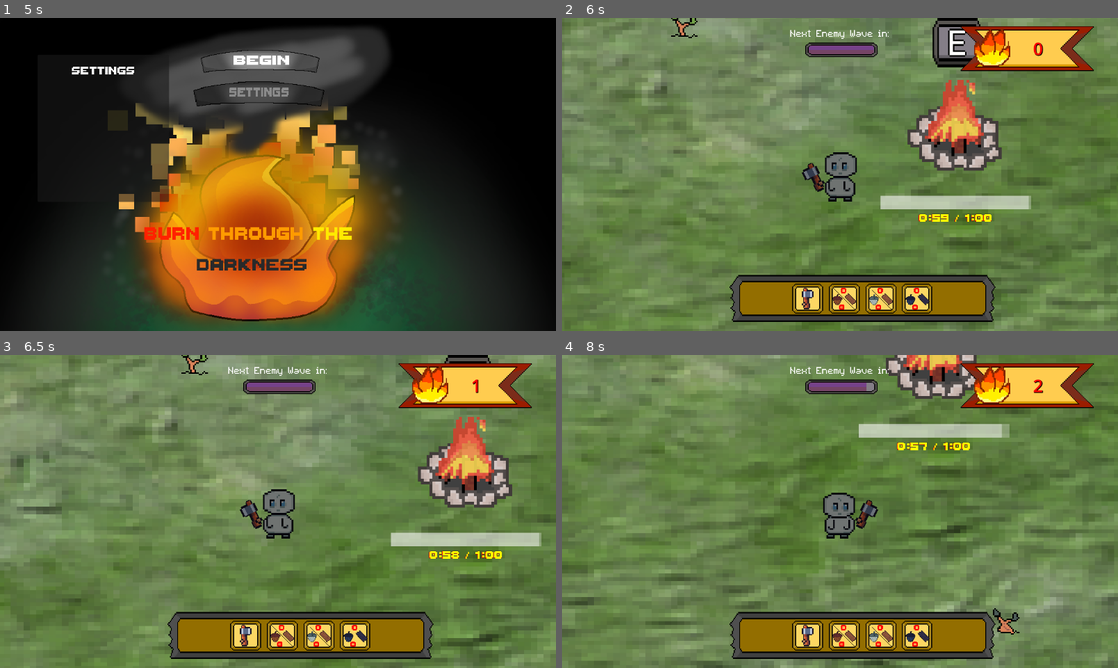
Above: before the commit, frames 1-4 (two rows, left to right).
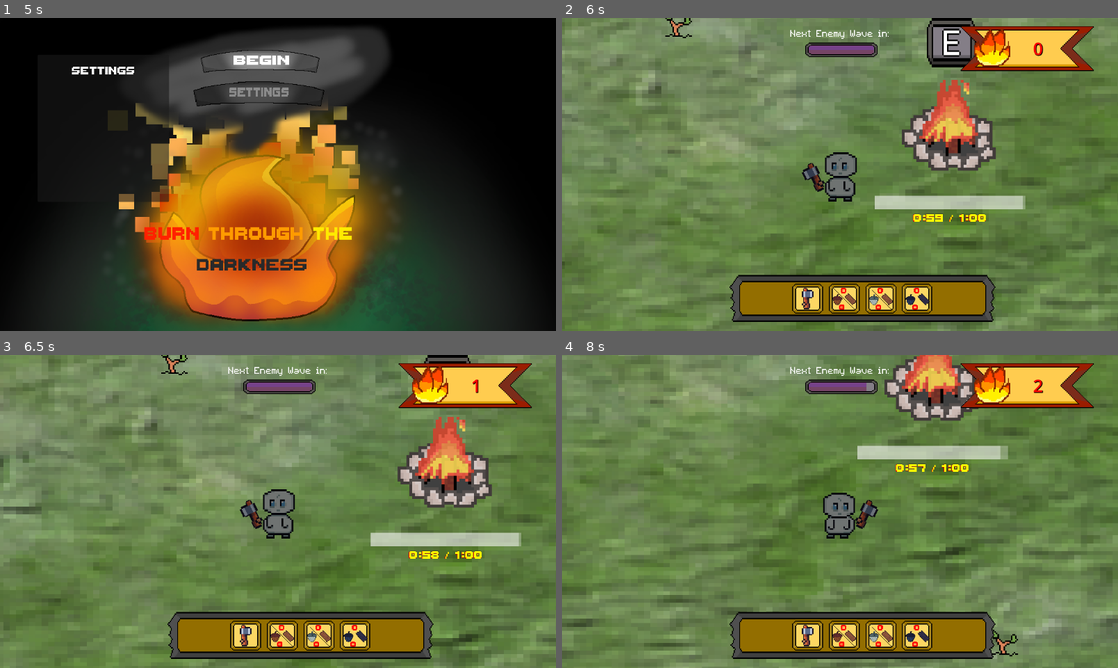
Above: after the commit, the same moments.

Repository: DaqCode/GameDevJS2025
Game: Godot game, scene res://scenes/UI/menu/menu.tscn
Two runs of this game, one before a commit and one after it. Both use one fixed random seed, a clock stepped at 60 frames per second and the inputs below.
Inputs (mouse positions are in pixels of both pictures, inside the frame that each line leads up to):
- Up to frame 1 (5 s): tap Enter at 0.5 s; move the mouse to (400, 158) at 0.52 s; hold D (right) 0.53-1.28 s; hold E (interact) 0.53-1.28 s; tap Space at 1.25 s; move the mouse to (166, 190) at 1.27 s; hold S (down) 1.28-2.03 s; tap E (interact) at 1.35, 2.85 s; move the mouse to (333, 105) at 2.02 s; hold D (right) 2.03-2.78 s; hold E (interact) 2.03-2.78 s; move the mouse to (250, 237) at 2.77 s; hold W (up) 2.78-3.53 s; move the mouse to (444, 221) at 3.52 s; hold A (left) 3.53-4.25 s; hold E (interact) 3.53-4.25 s; click (261, 96) at 4.25 s
- Up to frame 2 (6 s): click (823, 64) at 5 s; tap Enter at 5.75 s; move the mouse to (673, 127) at 5.77 s; hold A (left) from 5.78 s (still down); tap E (interact) at 5.85 s
- Up to frame 3 (6.5 s): keep holding A (left)
- Up to frame 4 (8 s): move the mouse to (867, 511) at 6.52 s; release A (left) at 6.53 s; hold S (down) 6.53-7.28 s; hold E (interact) 6.53-7.28 s; move the mouse to (756, 433) at 7.27 s; hold D (right) from 7.28 s (still down); tap E (interact) at 7.35 s

Frame 1 is identical in both runs. In frame 2, 4.1% of the frame differs, in the area x 0-97%, y 0-100%; in frame 3, 13%; in frame 4, 20%, in the area x 0-100%, y 0-100%.

Commit message:
Upgrades do things now (expect for light radius)

Diff:
--- a/gamedevjs2025/events/events.gd
+++ b/gamedevjs2025/events/events.gd
@@ -2,10 +2,8 @@
 
 signal chop_tree
 signal open_upgrade
+signal tree_chopped_down
 signal add_inventory_item(name)
-signal tree_chopped_down
-
-
 # HI! heres how my signal works. This is emitted every time the player picks up and item
 # the name value:
 #	- if the item is a plank name will just be "plank"
@@ -16,3 +14,8 @@
 #	where func is a function that has a string perameter for the name
 #
 # then in the funcion you connect it to should add the items to the inventory basied on what the peram value is
+
+signal upgradeBought
+# used when an upgrade is bought, connects to tree type script to update their stats if needed
+# like for example when a upgrade for tree grow time is bought we need to apply to change to all living trees and to do that
+#	we need to call a func on the treee script
--- a/gamedevjs2025/global/globalPlayerScript.gd
+++ b/gamedevjs2025/global/globalPlayerScript.gd
@@ -2,36 +2,74 @@
 
 var is_peace_time : bool = true
 
-var lumb_mus_upgrade : int = 0
-# Lvl 0: 3 hits
-# Lvl 1: 2 hits
-# Lvl 2: 1 hits
-# Lvl 3: 1 hits  + 1 plankn
+# HI so I did a lot of camel case by habbit, im just gonna leave it becasue im lazy and its late lol
 
-var loc_eco_upgrade : int = 0
-# Lvl 0: 0 second Delay
-# Lvl 1: 2.5 second Delay
-# Lvl 2: 4 second Delay
-# Lvl 3: 5 second Delay
+var lumb_mus_upgrade : int = 0 :
+	set(val): # if you dont know david, this is a set func, it will be called whenever this var is set (like when you do lumb_mus_upgrade = 2)
+		var hpDebuffs = [0,1,2,2]
+		var plankBounses = [0,0,0,1] # values of bouns across upgrades
+		treeHpDebuff = hpDebuffs[val]
+		plankBonus = plankBounses[val]
+		lumb_mus_upgrade = val # have to do this in a set func to update the vale
+		Events.upgradeBought.emit() # emit our singal, I know calling this evey time is slightly ineffecent but its a jam game :D
+# makes trees fall faster
+# Lvl 0: 3 hits, Lvl 1: 2 hits, Lvl 2: 1 hits, Lvl 3: 1 hits  + 1 plankn
 
-var fur_fire_upgrade : int = 0
-# Lvl 0: 1:00 death, text scale = 9.0
-# Lvl 1: 1:45 death, text scale = 14.0
-# Lvl 2: 2:15 death, text scale = 20.0
-# Lvl 3: 2:30 death, text scale = 40.0
+# both used to buff players choping, used in tree_type script
+var treeHpDebuff = 0
+var plankBonus = 0
+
+var loc_eco_upgrade : int = 0 :
+	set(val):
+		var growBuffs = [0,1,2,3.5] # changed this a bit becasue if felt OP
+		treeGrowBonus = growBuffs[val]
+		loc_eco_upgrade = val
+		Events.upgradeBought.emit()
+# makes trees grow faster
+# OG: Lvl 0: 0 second Delay, Lvl 1: 2.5 second Delay, Lvl 2: 4 second Delay, Lvl 3: 5 second Delay
+# Ford: 0:0, 1:1, 2:2, 3:3.5
+
+# used in tree_type script to modify grow speeds
+var treeGrowBonus = 0
 
 
-var angry_mus_upgrade : int = 0
-# Lvl 0: 4 Hits to kill
-# Lvl 1: 3 Hits to kill
-# Lvl 2: 2 Hits to kill
-# Lvl 3: 1 Hits to kill
+var fur_fire_upgrade : int = 0 :
+	set(val):
+		var fireMaxTimeBuffs = [60,105,135,150] # in seconds added to the fire_duration var in campfire
+		fireMaxTimeBuff = fireMaxTimeBuffs[val]
+		fur_fire_upgrade = val
+		Events.upgradeBought.emit()
+# for light radious and burn time
+# Lvl 0: 1:00 death, scale = 9.0, Lvl 1: 1:45 death, scale = 14.0,
+#Lvl 2: 2:15 death, scale = 20.0, Lvl 3: 2:30 death, scale = 40.0
 
-var speed_leg_upgrade : int = 0
-# Lvl 0: 75 speed
-# Lvl 1: 90 speed
-# Lvl 2: 109 speed
-# Lvl 3: 131 speed
+# for use in campfire script to change the death time and scale
+var fireMaxTimeBuff = 60
+var fireRaduiusBonus = 0
+
+
+var angry_mus_upgrade : int = 0 :
+	set(val):
+		var enemyHpDebuffs = [0,1,2,3]
+		enemyHpDebuff = enemyHpDebuffs[val]
+		angry_mus_upgrade = val
+		Events.upgradeBought.emit()
+# increases damage to enimes
+# Lvl 0: 4 Hits to kill, Lvl 1: 3 Hits to kill, Lvl 2: 2 Hits to kill, Lvl 3: 1 Hits to kill
+var enemyHpDebuff = 0
+
+var speed_leg_upgrade : int = 0 :
+	set(val):
+		var speeds = [0,40,70,110]
+		speedBuff = speeds[val]
+		speed_leg_upgrade = val
+		Events.upgradeBought.emit()
+
+# upgrades player speed
+# Lvl 0: 75 speed, Lvl 1: 90 speed, Lvl 2: 109 speed, Lvl 3: 131 speed
+
+# used in bron script to update speed
+var speedBuff = 0
 
 # could change this later to also inclde seeds?
 var inventory = {
--- a/gamedevjs2025/scenes/assets/campfire/campfire.gd
+++ b/gamedevjs2025/scenes/assets/campfire/campfire.gd
@@ -7,7 +7,7 @@
 @onready var label := %LiveTimer
 @onready var timer:= $CampfireDeathTimer/FireburnTimer
 
-var fire_duration : float = 60.0
+var fire_duration : float = 60.0 # this is effected by upgrades
 var fire_remaining : float = 60.0
 
 var can_interact : bool = false
@@ -20,8 +20,16 @@
 }
 
 func _ready() -> void:
+	fire_duration = GlobalPlayerScript.fireMaxTimeBuff
 	progress_bar.max_value = fire_duration
 	timer.start()
+
+	# to update values when an upgrade is bought.
+	Events.upgradeBought.connect(updateAfterUpgrade)
+
+func updateAfterUpgrade():
+	fire_duration = GlobalPlayerScript.fireMaxTimeBuff
+	progress_bar.max_value = fire_duration
 
 func _process(_delta) -> void:
 	# The middle is 25
--- a/gamedevjs2025/scenes/assets/campfire/campfire.tscn
+++ b/gamedevjs2025/scenes/assets/campfire/campfire.tscn
@@ -138,6 +138,7 @@
 
 [node name="ProgressBar" type="ProgressBar" parent="CampfireDeathTimer"]
 unique_name_in_owner = true
+z_index = -1
 layout_mode = 1
 anchors_preset = 8
 anchor_left = 0.5
--- a/gamedevjs2025/scenes/assets/trees/tree_types.gd
+++ b/gamedevjs2025/scenes/assets/trees/tree_types.gd
@@ -36,7 +36,8 @@
 var tree_already_chopped := false
 
 var current_stage := 1
-var tree_health := 3
+var dfault_tree_health := 3
+var tree_health := dfault_tree_health
 
 var drop_range = 5
 
@@ -82,8 +83,15 @@
 	"chopped": Rect2(256, 0, 64, 64)
 }
 
+# made this vars to cahnge it easiyer
+#effected by upgrades
+var minGrowTime = 1
+var maxGrowTime = 5
+# hard limit after upgrades
+var hardMinGrowTime = 0.1
+
 func _ready() -> void:
-	regrow_time.wait_time = randf_range(1.0, 5.0)
+	regrow_time.wait_time = get_grow_time()
 	regrow_time.start()
 	rng.randomize()
 	var roll = rng.randf()
@@ -97,9 +105,22 @@
 
 	_update_health_bar()
 
+	tree_health -= GlobalPlayerScript.treeHpDebuff
+
 	# Set the modulated crops.
 	tree_texture.texture = tree_data[tree_type]["tree_sprite"]
 	tree_texture.region_rect = tree_sprite_offset["stage_1"]
+
+	Events.upgradeBought.connect(updateStats)
+
+# for when a tree upgrade is bought and we need to apply it to all living trees
+# this is done beacuse if you buy the upgrade, without this, it would only apply to new trees
+func updateStats():
+	tree_health = dfault_tree_health - GlobalPlayerScript.treeHpDebuff
+	regrow_time.wait_time = get_grow_time()
+
+func get_grow_time():
+	return max(randf_range(minGrowTime, maxGrowTime) - GlobalPlayerScript.treeGrowBonus, hardMinGrowTime)
 
 func get_tree_name(tree_enum: int) -> String:
 	match tree_enum:
@@ -152,7 +173,7 @@
 	print("Dropped Seeds: %d, Planks: %d" % [seed_value, plank_value])
 
 	# loop to spawn in the dropped planksas
-	dropItems(dropped_plank_preload,plank_value,"plank")
+	dropItems(dropped_plank_preload,plank_value+GlobalPlayerScript.plankBonus,"plank")
 	dropItems(dropped_seed_preload,seed_value,"seed")
 
 	emit_signal("begin_waiting_until_chop")
--- a/gamedevjs2025/scenes/characters/bron/bron.gd
+++ b/gamedevjs2025/scenes/characters/bron/bron.gd
@@ -1,7 +1,7 @@
 extends CharacterBody2D
 
-@export var speed := 200
-var default_speed := 200
+@export var default_speed := 60 # dropped this for balence - Ford
+var speed = default_speed
 
 @onready var animated_sprite_2d: AnimatedSprite2D = $AnimatedSprite2D
 @onready var axe_damage_area: Area2D = %AxeDamageArea
@@ -24,6 +24,12 @@
 
 func _ready() -> void:
 	Events.connect("open_upgrade", Callable(self, "_open_upgrade_menu"))
+
+	Events.upgradeBought.connect(updateSpeed)
+
+func updateSpeed():
+	print("=========================================================")
+	speed = default_speed + GlobalPlayerScript.speedBuff
 
 func _input(input: InputEvent) -> void:
 	if input.is_action_pressed("interact"):
--- a/gamedevjs2025/scenes/characters/bron/bron.tscn
+++ b/gamedevjs2025/scenes/characters/bron/bron.tscn
@@ -234,7 +234,6 @@
 texture_repeat = 1
 scale = Vector2(0.35, 0.35)
 script = ExtResource("1_mtsbh")
-speed = 75
 
 [node name="AnimatedSprite2D" type="AnimatedSprite2D" parent="."]
 scale = Vector2(2.5, 2.5)
--- a/gamedevjs2025/scenes/enemies/enemy.gd
+++ b/gamedevjs2025/scenes/enemies/enemy.gd
@@ -2,9 +2,11 @@
 
 
 # Health needs to be updated depending on the muscles upgrade for the
+# you got it bro!
 # Player
 
-@export var health := 3
+@export var default_health = 4
+var health = default_health
 @export var speed := 15.0 # Pixels per second
 @onready var sprite: AnimatedSprite2D = $AnimatedSprite2D
 @onready var audio : AudioStreamPlayer2D = $Audio
@@ -25,13 +27,17 @@
 ]
 
 func _ready():
-
+	updateHp()
 	timer.wait_time = randf_range(7, 16)
 	timer.start()
 	player = get_tree().get_first_node_in_group("player")
 	if not player:
 		printerr("Enemy cannot find player node!")
 
+	Events.upgradeBought.connect(updateHp)
+
+func updateHp():
+	health = default_health - GlobalPlayerScript.enemyHpDebuff
 
 func _process(delta):
 	# Path finding
--- a/gamedevjs2025/scenes/mainPlayArea/main_scene.gd
+++ b/gamedevjs2025/scenes/mainPlayArea/main_scene.gd
@@ -78,3 +78,9 @@
 	GlobalEnemySpawnerTimer.peace_duration = 240.0
 	GlobalEnemySpawnerTimer.enemy_duration = 60.0
 	GlobalEnemySpawnerTimer._ready()
+
+
+# all this code is for debug only
+func _process(delta: float) -> void:
+	if Input.is_action_just_pressed("ashDebug"):
+		GlobalPlayerScript.current_total_ashes += 500
Not shown, changed: .gitignore
